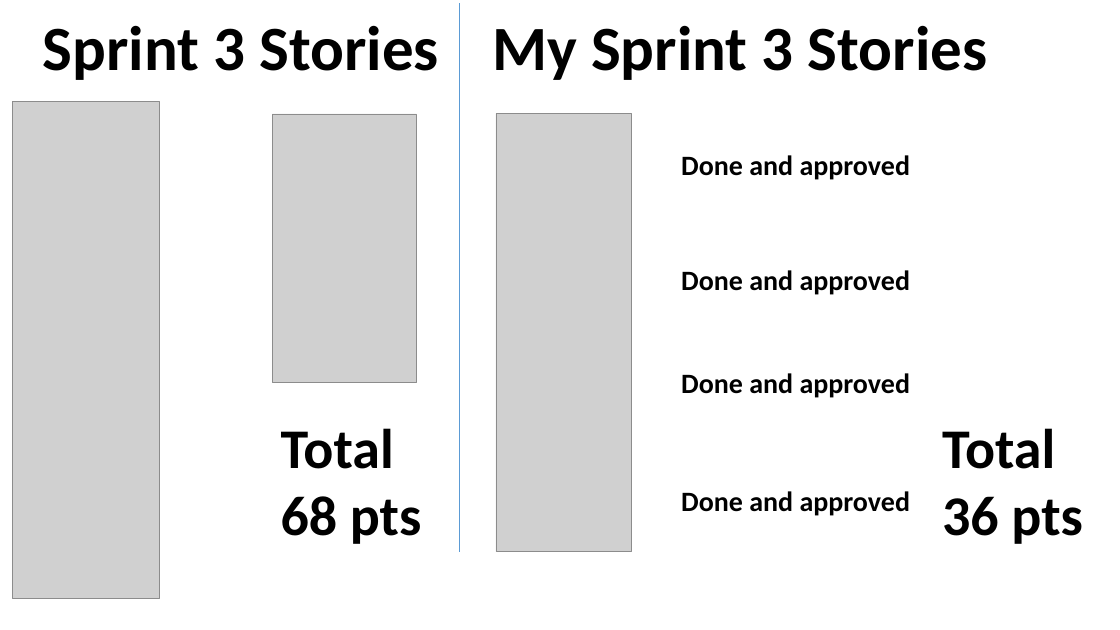
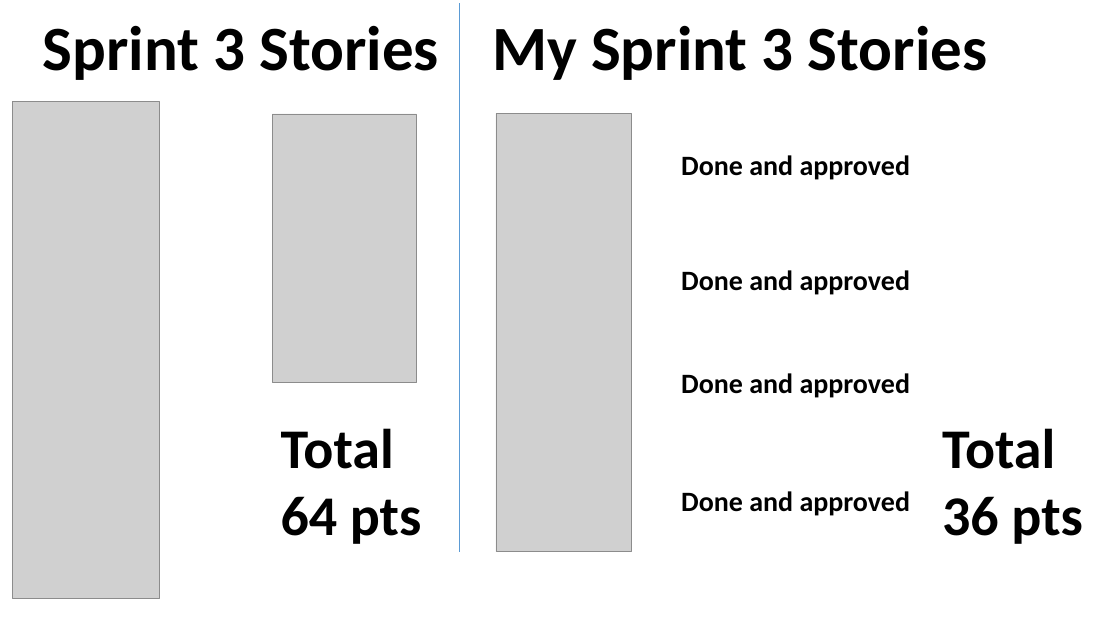
Before and after one commit to FIU-SCIS-Senior-Projects/Collaborative-Platform, a slide deck: slide 2 of Documents/Our Docs/Slides/Sprint3PresentationAdrian.pptx. Drawn at 1120x630 pixels with LibreOffice and Linux fonts; fonts in the diff are those of the drawing; grey boxes stand for pictures. Boxes give left, top, right and bottom in pixels: in the first picture for what was removed or moved away, otherwise in the second. Text is boxed around its words. In the diff, an @@ line names an element or a change of style, - is before the commit and + after.

Commit message:
Fixed Sprint 3 presentation

```diff
--- a/Documents/Our Docs/Slides/Sprint3PresentationAdrian.pptx
+++ b/Documents/Our Docs/Slides/Sprint3PresentationAdrian.pptx
@@ text at (281,428,421,544): text changed @@
-Total 68 pts
+Total 64 pts
```
